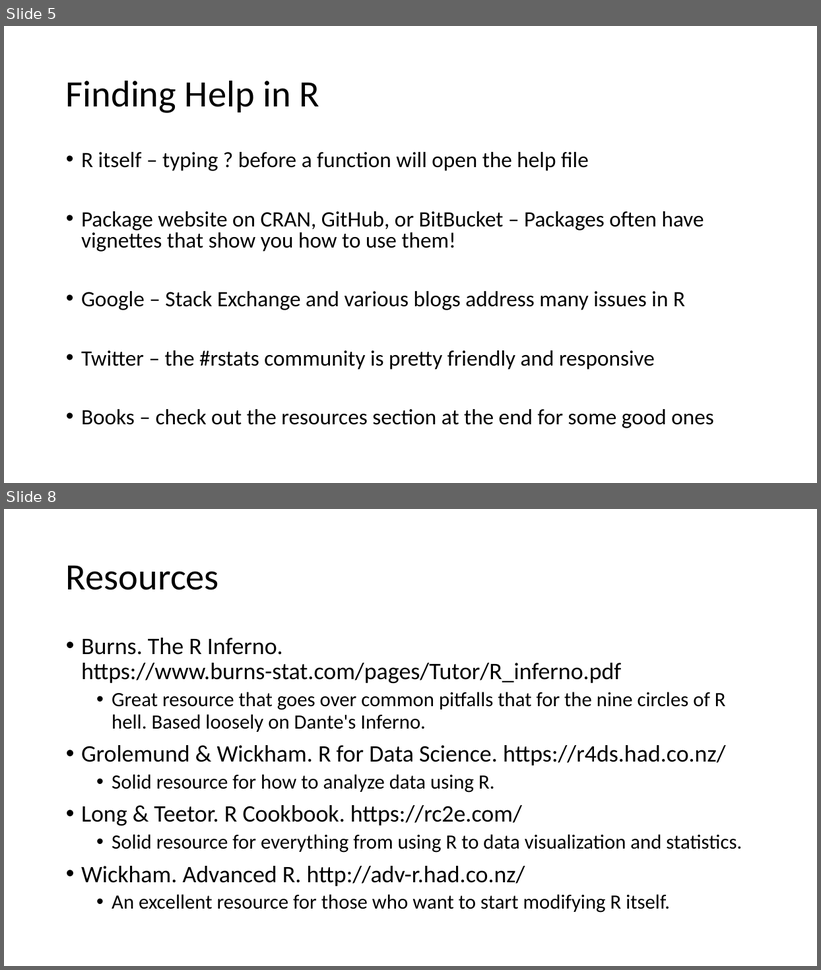
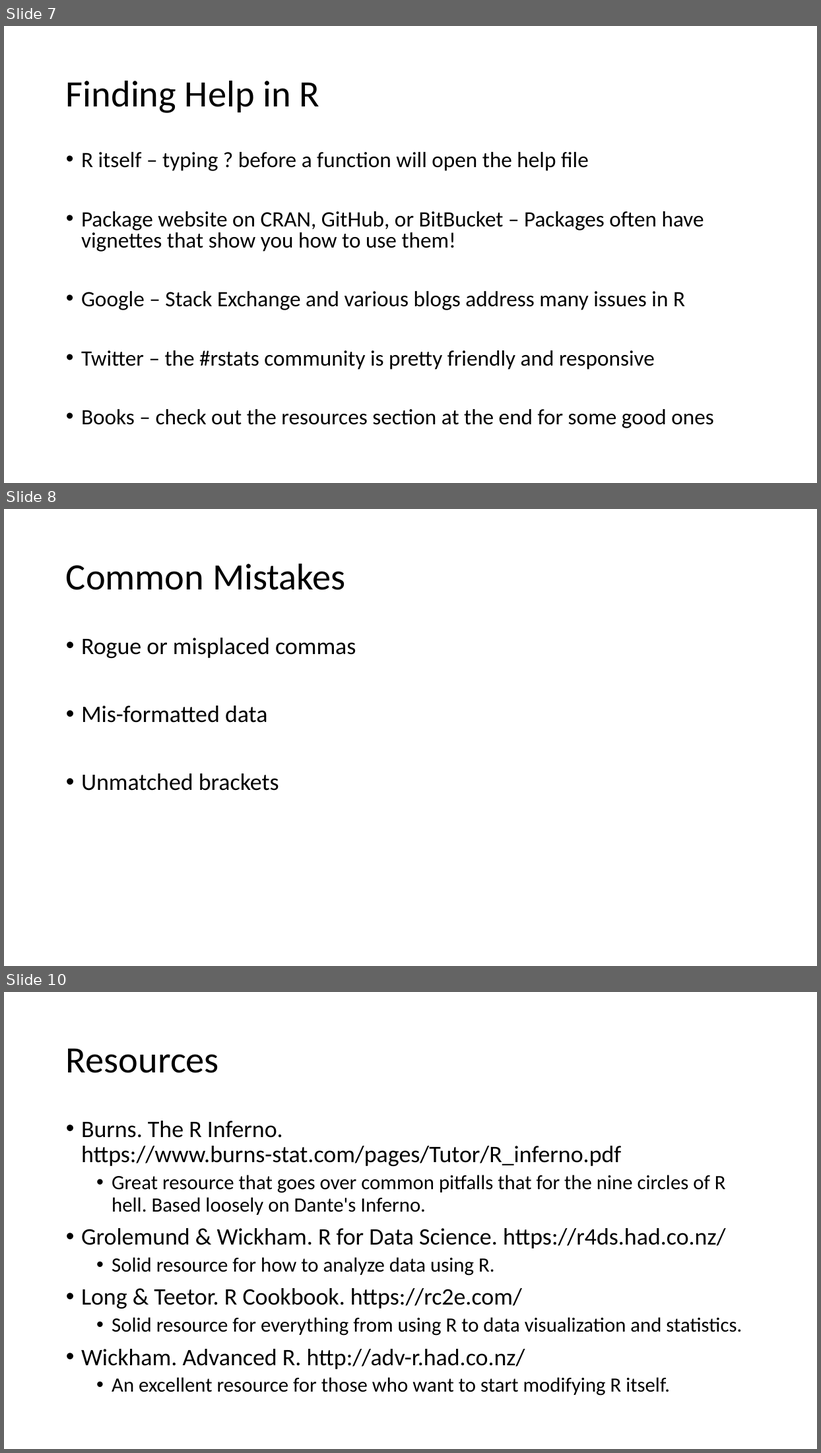
Before and after one commit to jstinzi/R-UNM-Biology-Workshop, a slide deck: Beginner Workshop/Introductory Concepts in R.pptx. Shown one above the other, each under a label of ours: slides 5 and 8 before the commit, slides 7, 8 and 10 after it; the slides between them are not shown. The pictures are 821x970 and 821x1453 pixels, drawn with LibreOffice and Linux fonts; fonts in the diff are those of the drawing. Boxes give left, top, right and bottom in pixels: in the first picture for what was removed or moved away, otherwise in the second. Text is boxed around its words. In the diff, an @@ line names an element or a change of style, - is before the commit and + after.

```diff
--- a/Beginner Workshop/Introductory Concepts in R.pptx
+++ b/Beginner Workshop/Introductory Concepts in R.pptx
@@ slide 8 added at [4, 509, 817, 966], background #FFFFFF @@
@@ title added at [66, 563, 346, 590], 44 pt, text #000000 @@
+Common Mistakes
@@ text added at [81, 638, 356, 791], 28 pt, text #000000 @@
+• Rogue or misplaced commas
+• Mis-formatted data
+• Unmatched brackets
@@ what was slide 5 is now slide 7 @@
@@ what was slide 8 is now slide 10 @@
```
Also in this commit, not shown: 1 slide changed, 3 other slides added, 2 slides removed, 6 other files.
